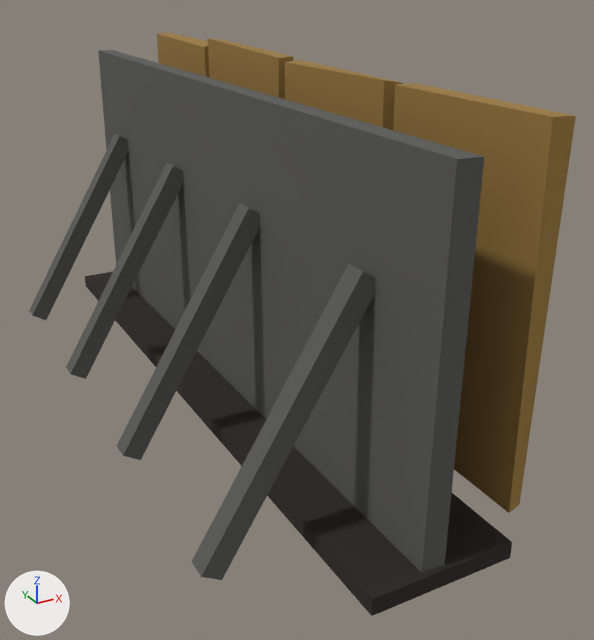
The glTF model game/public/models/arm_spaced.glb as it was, and as the next commit left it.
One viewpoint serves both versions: a 50 mm camera at (-0.77, -1.94, 1.13) aimed at (0.19, -0.2, 0.26). Arrows for +X, +Y and +Z are at lower left; the lights stay in place. The older version comes first. Vertices at exactly the same position are counted once.

The first picture shows 'arm_spaced'.
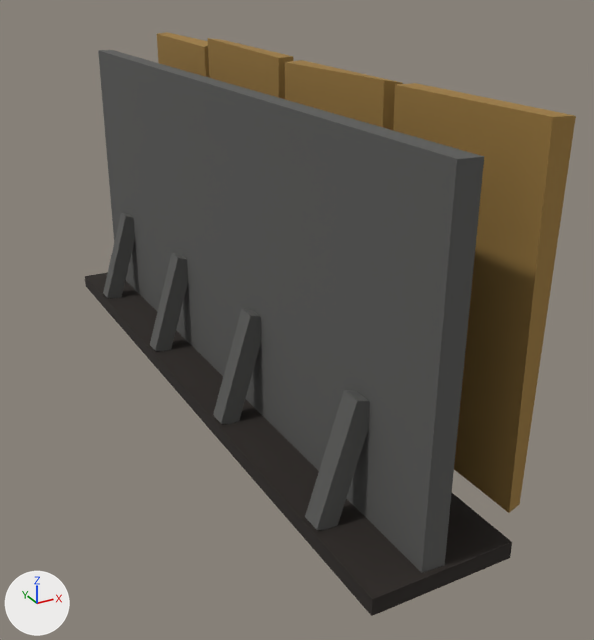
Pixel boxes [x1, y1, x2, y2] of what changed, in the pictures (594 x 640 px; the box of a moved part takes in the faces that stretch with it):
'arm_spaced', reshaped (10% narrower): before [29, 32, 576, 616]; after [85, 32, 576, 616]
part 1 of me_cube, moved or reshaped (not visible before): after [173, 253, 261, 317]
part 2 of me_cube, moved or reshaped: before [66, 163, 249, 455]; after [150, 253, 250, 423]
part 3 of me_cube, moved or reshaped: before [71, 166, 260, 460]; after [155, 258, 261, 424]
part 4 of me_cube, moved or reshaped: before [192, 264, 375, 580]; after [305, 390, 370, 530]
part 5 of me_cube, moved or reshaped: before [29, 134, 129, 320]; after [103, 213, 135, 298]

Patch to the scene script:
```diff
--- a/game/public/models/arm_spaced.glb.py
+++ b/game/public/models/arm_spaced.glb.py
@@ me_cube @@
 # used by ob_arm_spaced; location = (0.0, 0.0, 0.0)
-me_cube.from_pydata(...)  # 240 vertices, 376 faces; spans x -0.33..0.31, y -0.97..0.97, z 0.0..0.91
-me_cube.vertices[8].co = (0.07, -0.7, 0.57)
-me_cube.vertices[9].co = (-0.28, -0.7, 0.01)
-me_cube.vertices[10].co = (0.02, -0.7, 0.6)  # pixel (348, 263)
-me_cube.vertices[11].co = (-0.33, -0.7, 0.03)  # pixel (191, 561)
-me_cube.vertices[12].co = (0.07, -0.75, 0.57)
-me_cube.vertices[13].co = (-0.28, -0.75, 0.01)  # pixel (221, 580)
-me_cube.vertices[14].co = (0.02, -0.75, 0.6)  # pixel (363, 271)
-me_cube.vertices[15].co = (-0.33, -0.75, 0.03)  # pixel (201, 576)
-me_cube.vertices[32].co = (0.07, 0.75, 0.57)
-me_cube.vertices[33].co = (-0.28, 0.75, 0.01)
-me_cube.vertices[34].co = (0.02, 0.75, 0.6)  # pixel (114, 133)
-me_cube.vertices[35].co = (-0.33, 0.75, 0.03)  # pixel (29, 310)
-me_cube.vertices[36].co = (0.07, 0.7, 0.57)
-me_cube.vertices[37].co = (-0.28, 0.7, 0.01)  # pixel (46, 320)
-me_cube.vertices[38].co = (0.02, 0.7, 0.6)  # pixel (119, 135)
-me_cube.vertices[39].co = (-0.33, 0.7, 0.03)  # pixel (32, 315)
+me_cube.from_pydata(...)  # 240 vertices, 376 faces; spans x -0.08..0.31, y -0.97..0.97, z 0.0..0.91
+# me_cube part 1: all 4 vertices in x 0.07, y -0.27..0.27, z 0.57 are moved by (0.0, 0.0, -0.26)
+# me_cube part 2: all 4 vertices in x -0.33, y -0.27..0.27, z 0.03 are moved by (0.26, 0.0, 0.01)
+# me_cube part 3: all 4 vertices in x -0.28, y -0.27..0.27, z 0.01 are moved by (0.26, 0.0, 0.03)
+# me_cube part 4
+me_cube.vertices[8].co = (0.07, -0.7, 0.31)
+me_cube.vertices[9].co = (-0.02, -0.7, 0.03)
+me_cube.vertices[10].co = (0.02, -0.7, 0.33)  # pixel (344, 389)
+me_cube.vertices[11].co = (-0.07, -0.7, 0.05)  # pixel (304, 516)
+me_cube.vertices[12].co = (0.07, -0.75, 0.31)
+me_cube.vertices[13].co = (-0.02, -0.75, 0.03)
+me_cube.vertices[14].co = (0.02, -0.75, 0.33)  # pixel (357, 400)
+me_cube.vertices[15].co = (-0.07, -0.75, 0.05)  # pixel (316, 529)
+# me_cube part 5
+me_cube.vertices[32].co = (0.07, 0.75, 0.31)
+me_cube.vertices[33].co = (-0.02, 0.75, 0.03)
+me_cube.vertices[34].co = (0.02, 0.75, 0.33)  # pixel (121, 212)
+me_cube.vertices[35].co = (-0.07, 0.75, 0.05)  # pixel (103, 293)
+me_cube.vertices[36].co = (0.07, 0.7, 0.31)
+me_cube.vertices[37].co = (-0.02, 0.7, 0.03)
+me_cube.vertices[38].co = (0.02, 0.7, 0.33)  # pixel (125, 216)
+me_cube.vertices[39].co = (-0.07, 0.7, 0.05)  # pixel (107, 297)
+# other edits to the shape of me_cube do not show in these pictures
 me_cube.materials.append(mat_metal)
```
